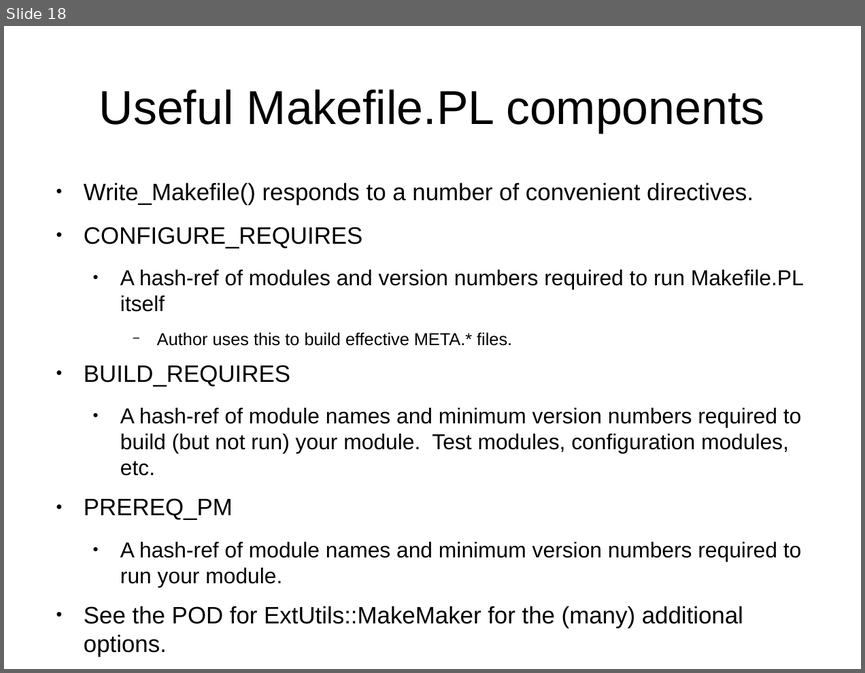
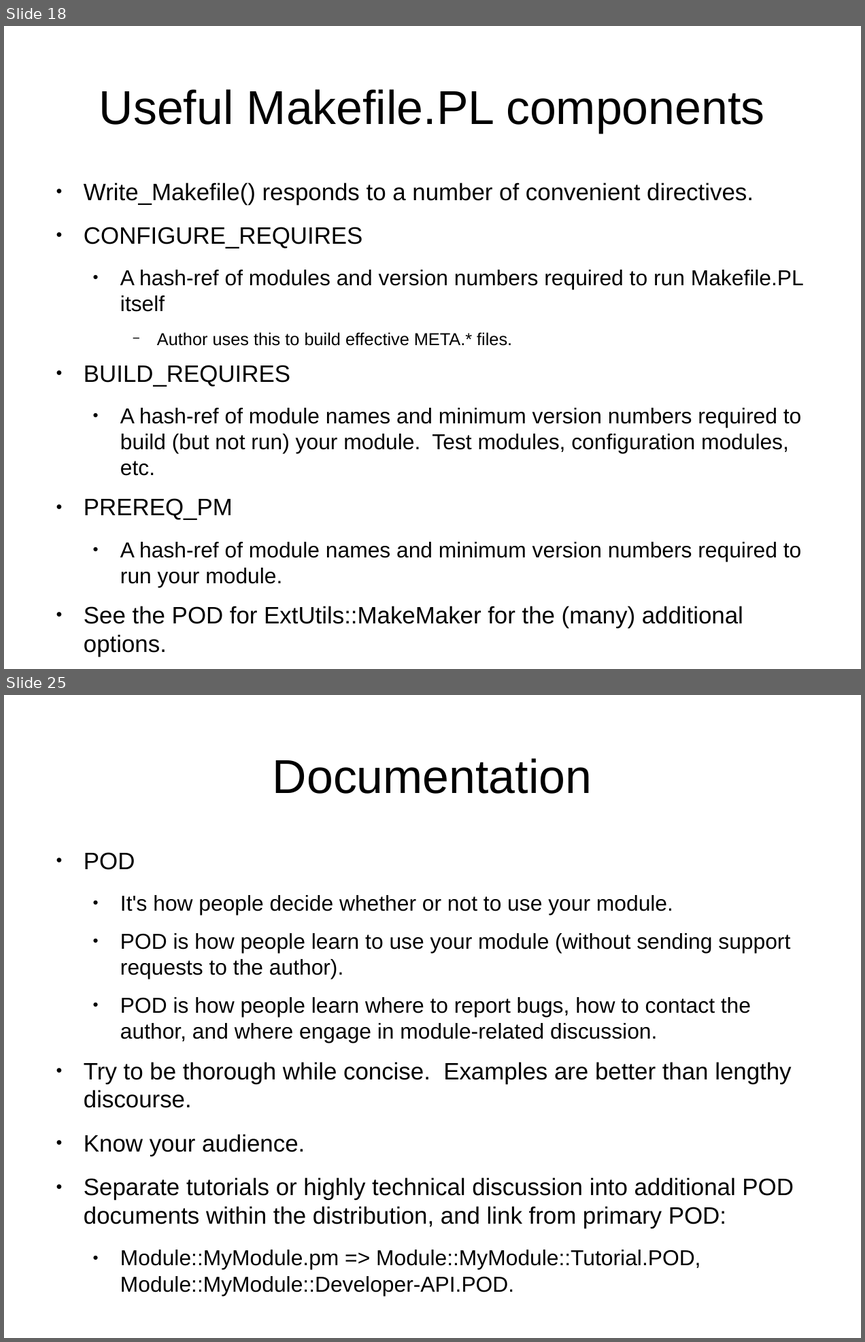
Before and after one commit to daoswald/CPAN-Power-Tools-Talk, a slide deck: PowerTools-I.odp. Shown one above the other, each under a label of ours: slide 18 before the commit, slides 18 and 25 after it; the slides between them are not shown. The pictures are 865x673 and 865x1342 pixels, drawn with LibreOffice and Linux fonts; fonts in the diff are those of the drawing. Boxes give left, top, right and bottom in pixels: in the first picture for what was removed or moved away, otherwise in the second. Text is boxed around its words. In the diff, an @@ line names an element or a change of style, - is before the commit and + after.

Commit message:
Work in progress... (additional slides)

```diff
--- a/PowerTools-I.odp
+++ b/PowerTools-I.odp
@@ slide 25 added at (x1=4, y1=695, x2=861, y2=1338), background #FFFFFF @@
@@ title added at (x1=273, y1=758, x2=592, y2=794), 44 pt, text #000000 @@
+Documentation
@@ text added at (x1=84, y1=852, x2=793, y2=1269), 20 pt, text #000000 @@
+● POD
+  ● It's how people decide whether or not to use your module.
+  ● POD is how people learn to use your module (without sending support requests to the author).
+  ● POD is how people learn where to report bugs, how to contact the author, and where engage in module-related discussion.
+● Try to be thorough while concise. Examples are better than lengthy discourse.
+● Know your audience.
+● Separate tutorials or highly technical discussion into additional POD documents within the distribution, and link from primary POD:
+  ● Module::MyModule.pm => Module::MyModule::Tutorial.POD, Module::MyModule::Developer-API.POD.
```
Also in this commit, not shown: 1 slide changed, 6 other slides added.
